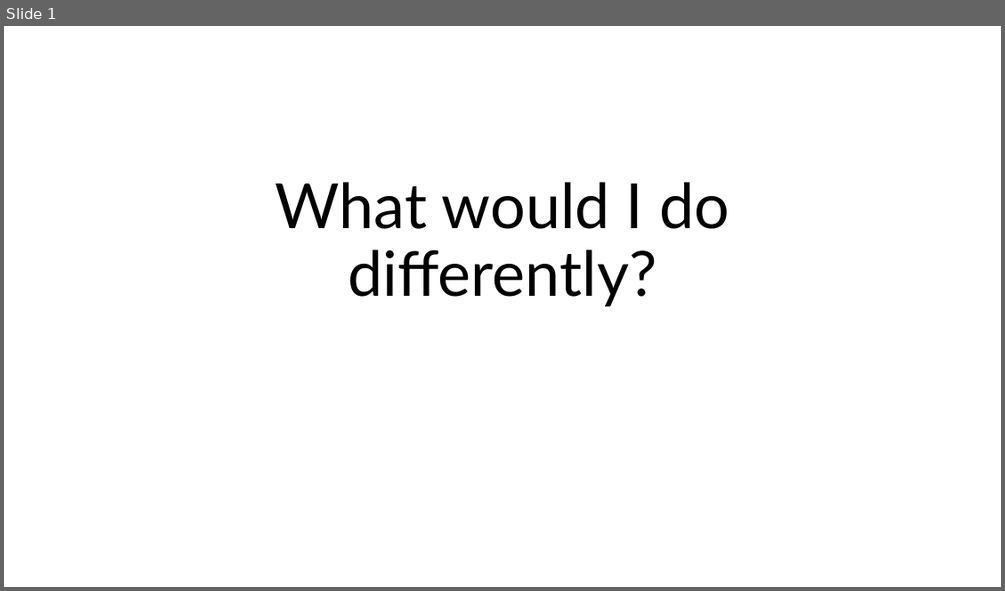
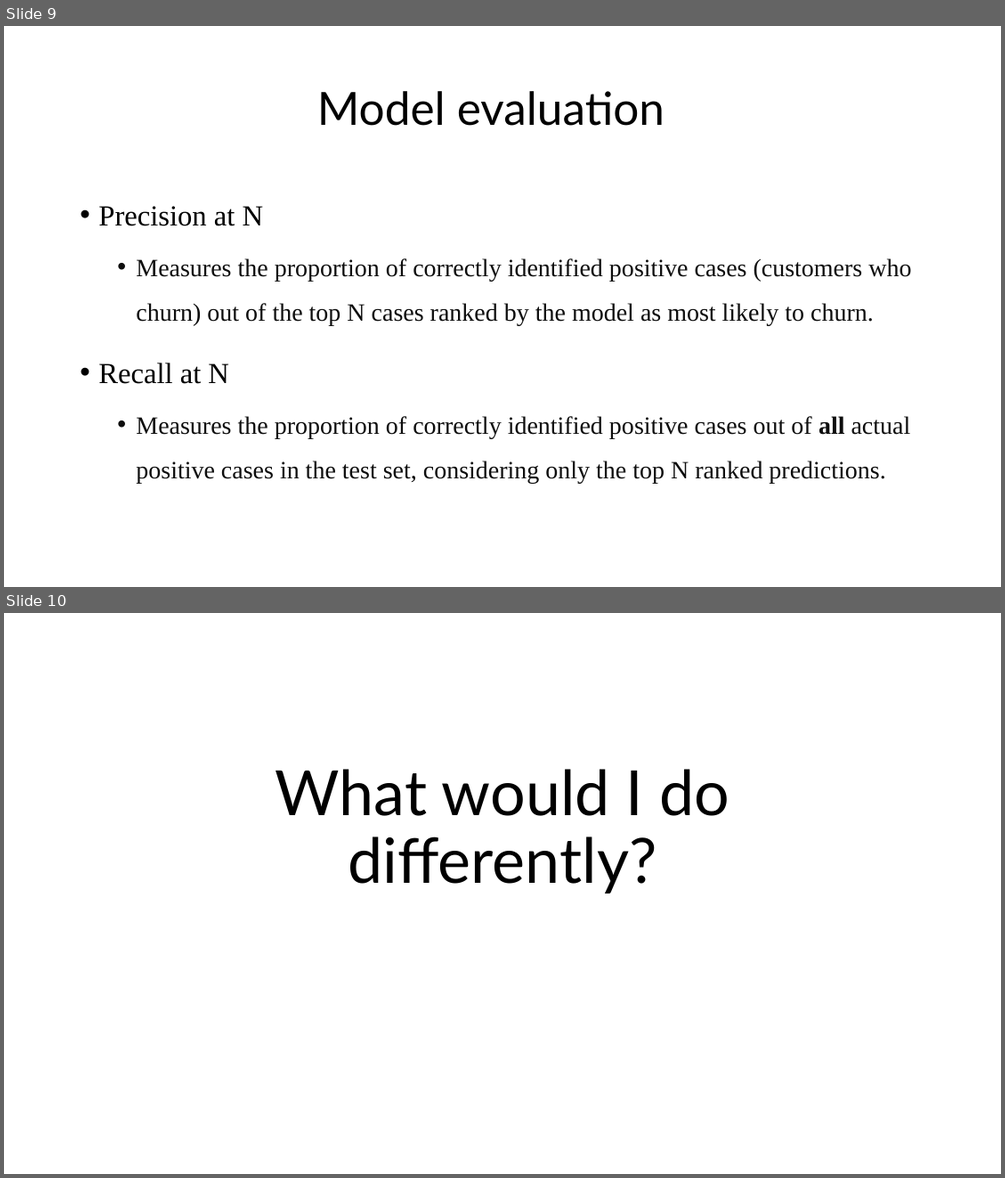
Before and after one commit to yotamdery/Predicting_Churn, a slide deck: Vi - Presentation.pptx. Shown one above the other, each under a label of ours: slide 1 before the commit, slides 9 and 10 after it. The pictures are 1005x591 and 1005x1178 pixels, drawn with LibreOffice and Linux fonts; fonts in the diff are those of the drawing. Boxes give left, top, right and bottom in pixels: in the first picture for what was removed or moved away, otherwise in the second. Text is boxed around its words. In the diff, an @@ line names an element or a change of style, - is before the commit and + after.

```diff
--- a/Vi - Presentation.pptx
+++ b/Vi - Presentation.pptx
@@ slide 9 added at (x1=4, y1=26, x2=1001, y2=587), background #FFFFFF @@
@@ title added at (x1=317, y1=91, x2=664, y2=126), 44 pt, text #000000 @@
+Model evaluation
@@ text added at (x1=98, y1=206, x2=911, y2=483), 24 pt, text #0D0D0D @@
+• Precision at N
+  • Measures the proportion of correctly identified positive cases (customers who churn) out of the top N cases ranked by the model as most likely to churn.
+• Recall at N
+  • Measures the proportion of correctly identified positive cases out of all actual positive cases in the test set, considering only the top N ranked predictions.
@@ what was slide 1 is now slide 10 @@
```
Also in this commit, not shown: 4 slides changed, 9 other slides added.
